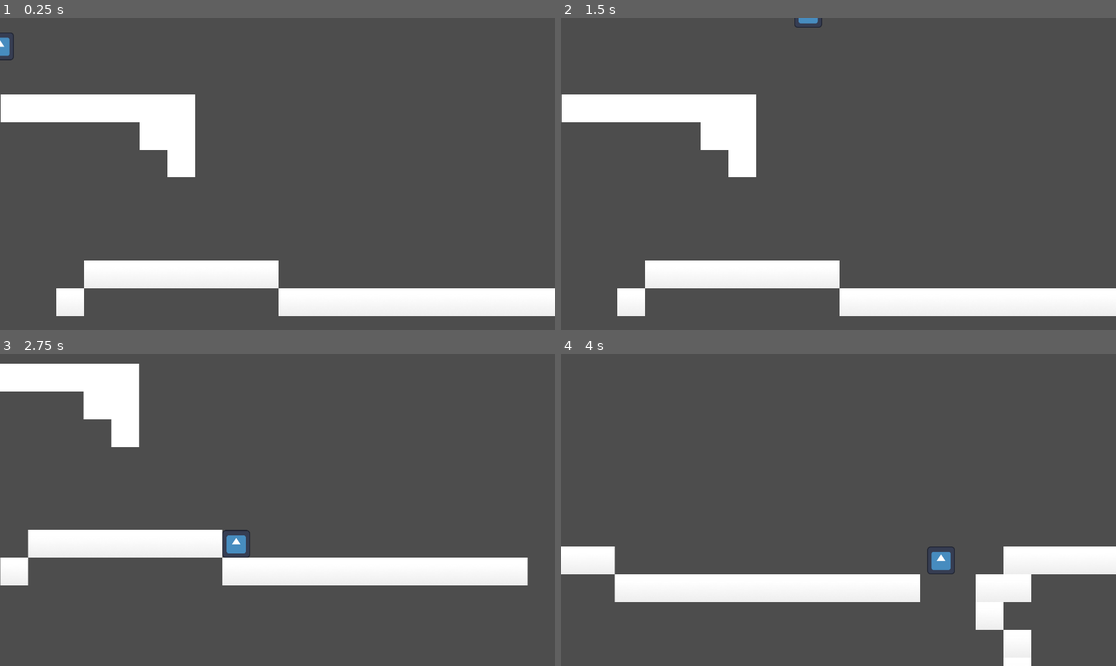
Above: before the commit, frames 1-4 (two rows, left to right).
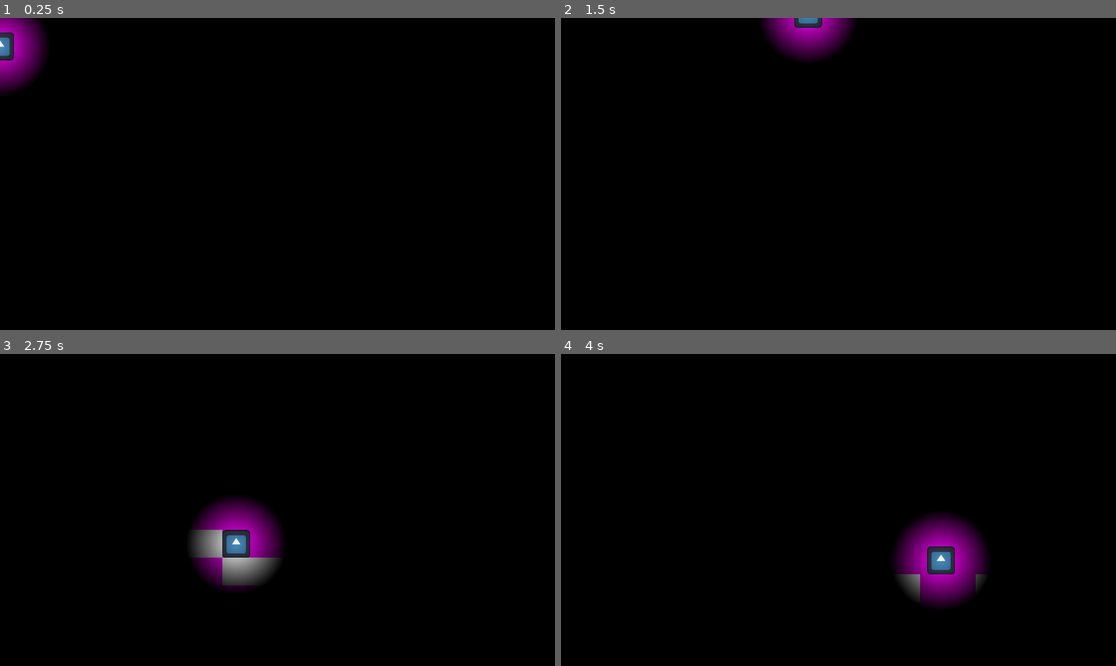
Above: after the commit, the same moments.

Repository: NahuelArrieta/MaskGame
Game: Godot game, scene res://levels/level-001.tscn
Two runs of this game, one before a commit and one after it. Both use one fixed random seed, a clock stepped at 60 frames per second and the inputs below. The engine's default icon, where the game draws it, is replaced by a stand-in: a white triangle on a blue panel in a dark square.
Inputs:
- Up to frame 1 (0.25 s): no input
- Up to frame 2 (1.5 s): hold Right (RIGHT) from 0.53 s (still down); tap Up (JUMP) at 0.77 s
- Up to frame 3 (2.75 s): tap Up (JUMP) at 1.52 s; release Right (RIGHT) at 2.03 s; hold Left (LEFT) from 2.03 s (still down)
- Up to frame 4 (4 s): release Left (LEFT) at 2.78 s; hold Right (RIGHT) from 2.78 s (still down); tap Up (JUMP) at 3.02, 3.77 s

The runs differ from the first frame. In frame 1, 100% of the frame differs, in the area x 0-100%, y 0-100%; in frame 2, 100%; in frame 3, 100%; in frame 4, 100%.

Commit message:
sppotlight

Diff:
--- /dev/null
+++ b/entities/camera/camera.tscn
@@ -0,0 +1,12 @@
+[gd_scene load_steps=2 format=3 uid="uid://cghftgvw3dec5"]
+
+[ext_resource type="Script" uid="uid://bjxkhjmmbo6pp" path="res://entities/player/camera.gd" id="1_y2wxd"]
+
+[node name="Camera" type="Camera2D"]
+zoom = Vector2(3, 3)
+limit_left = 0
+limit_top = 0
+position_smoothing_enabled = true
+drag_horizontal_enabled = true
+drag_vertical_enabled = true
+script = ExtResource("1_y2wxd")
--- /dev/null
+++ b/entities/camera/spootlight.tscn
@@ -0,0 +1,4 @@
+[gd_scene format=3 uid="uid://bf1oj0pv6ufrt"]
+
+[node name="Spootlight" type="CanvasModulate"]
+color = Color(0, 0, 0, 1)
--- a/entities/player/player.tscn
+++ b/entities/player/player.tscn
@@ -1,8 +1,8 @@
-[gd_scene load_steps=6 format=3 uid="uid://npn26jw3fcgm"]
+[gd_scene load_steps=8 format=3 uid="uid://npn26jw3fcgm"]
 
 [ext_resource type="Script" uid="uid://b78bww5c8bahl" path="res://entities/player/player.gd" id="1_symyc"]
 [ext_resource type="Texture2D" uid="uid://xmw2b1bg1cqc" path="res://icon.svg" id="2_abrql"]
-[ext_resource type="Script" uid="uid://bjxkhjmmbo6pp" path="res://entities/player/camera.gd" id="3_sglur"]
+[ext_resource type="PackedScene" uid="uid://cghftgvw3dec5" path="res://entities/camera/camera.tscn" id="3_sglur"]
 
 [sub_resource type="RectangleShape2D" id="RectangleShape2D_sfv1e"]
 size = Vector2(32, 32)
@@ -18,6 +18,17 @@
 "speed": 5.0
 }]
 
+[sub_resource type="Gradient" id="Gradient_sglur"]
+offsets = PackedFloat32Array(0, 0.631579)
+colors = PackedColorArray(1, 1, 1, 1, 0, 0, 0, 1)
+
+[sub_resource type="GradientTexture2D" id="GradientTexture2D_bls4j"]
+gradient = SubResource("Gradient_sglur")
+width = 132
+height = 132
+fill = 1
+fill_from = Vector2(0.5, 0.5)
+
 [node name="Player" type="CharacterBody2D"]
 script = ExtResource("1_symyc")
 
@@ -28,11 +39,8 @@
 scale = Vector2(0.25, 0.25)
 sprite_frames = SubResource("SpriteFrames_sglur")
 
-[node name="Camera" type="Camera2D" parent="."]
-zoom = Vector2(3, 3)
-limit_left = 0
-limit_top = 0
-position_smoothing_enabled = true
-drag_horizontal_enabled = true
-drag_vertical_enabled = true
-script = ExtResource("3_sglur")
+[node name="Camera" parent="." instance=ExtResource("3_sglur")]
+
+[node name="PointLight2D" type="PointLight2D" parent="."]
+blend_mode = 2
+texture = SubResource("GradientTexture2D_bls4j")
--- a/levels/level-001.tscn
+++ b/levels/level-001.tscn
@@ -1,7 +1,10 @@
-[gd_scene load_steps=5 format=4 uid="uid://cf7nfskwfoq0t"]
+[gd_scene load_steps=7 format=4 uid="uid://cf7nfskwfoq0t"]
 
 [ext_resource type="PackedScene" uid="uid://npn26jw3fcgm" path="res://entities/player/player.tscn" id="1_1ccbj"]
 [ext_resource type="Texture2D" uid="uid://2c440sfv10qv" path="res://platform.png" id="2_rnme4"]
+[ext_resource type="PackedScene" uid="uid://bf1oj0pv6ufrt" path="res://entities/camera/spootlight.tscn" id="3_yo1qe"]
+
+[sub_resource type="PlaceholderTexture2D" id="PlaceholderTexture2D_yo1qe"]
 
 [sub_resource type="TileSetAtlasSource" id="TileSetAtlasSource_yo1qe"]
 texture = ExtResource("2_rnme4")
@@ -46,9 +49,16 @@
 
 [node name="Level" type="Node2D"]
 
+[node name="ColorRect" type="Sprite2D" parent="."]
+position = Vector2(943.75, 364.75)
+scale = Vector2(1888.5, 730.5)
+texture = SubResource("PlaceholderTexture2D_yo1qe")
+
 [node name="Player" parent="." instance=ExtResource("1_1ccbj")]
 
 [node name="TileMap" type="TileMapLayer" parent="."]
 position = Vector2(1, -8)
 tile_map_data = PackedByteArray("AAAAAAMAAQAAAAAAAAABAAMAAQAAAAAAAAACAAMAAQAAAAAAAAADAAMAAQAAAAAAAAAEAAMAAQAAAAAAAAAFAA …(1696 unchanged characters)…
 tile_set = SubResource("TileSet_cyoxo")
+
+[node name="Spootlight" parent="." instance=ExtResource("3_yo1qe")]
